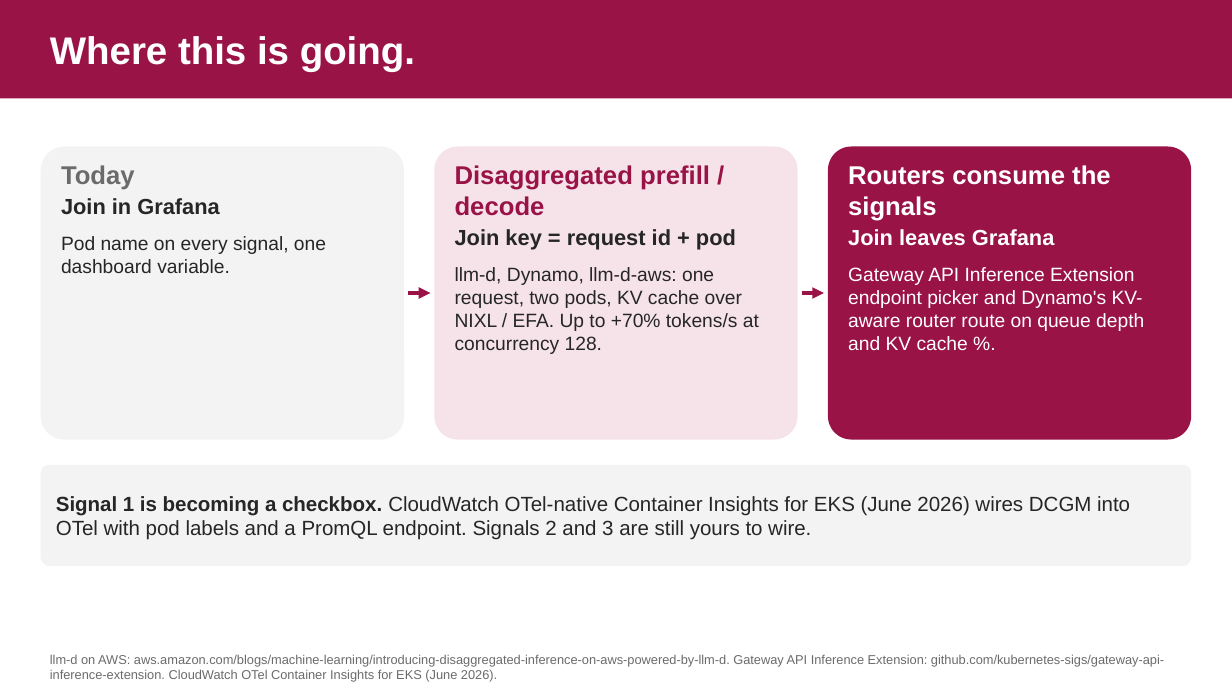
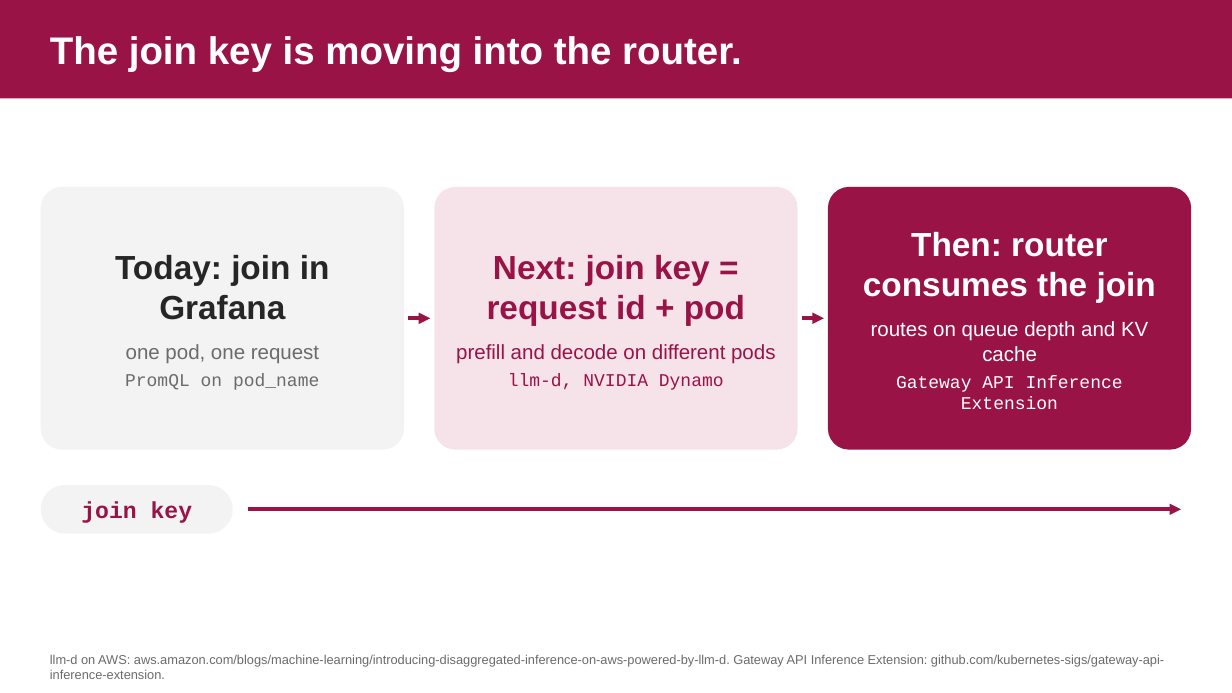
Before and after one commit to danilosilvase/gpu-observability-kubecon-na-2026, a slide deck: slide 19 of deck/kubecon-na-2026-v4.pptx. Drawn at 1232x693 pixels with LibreOffice and Linux fonts; fonts in the diff are those of the drawing; background and template pictures are left out. Boxes give left, top, right and bottom in pixels: in the first picture for what was removed or moved away, otherwise in the second. Text is boxed around its words. In the diff, an @@ line names an element or a change of style, - is before the commit and + after.

```diff
--- a/deck/kubecon-na-2026-v4.pptx
+++ b/deck/kubecon-na-2026-v4.pptx
@@ text at [50,36,742,72]: text changed @@
-Where this is going.
+The join key is moving into the router.
@@ rounded rectangle: place and size @@
-rounded rectangle at [41,147,404,440]
+rounded rectangle at [41,187,404,449]
@@ rounded rectangle: place and size @@
-rounded rectangle at [434,147,798,440]
+rounded rectangle at [434,187,798,449]
@@ vertical alignment top to middle in 3 elements at [115,255,330,390], [863,232,1156,409], [456,255,775,390] @@
@@ rounded rectangle: place and size @@
-rounded rectangle at [828,147,1191,440]
+rounded rectangle at [828,187,1191,449]
@@ text at [863,232,1156,409]: text changed; size 15 to 16 pt @@
-Routers consume the signals
-Join leaves Grafana
-Gateway API Inference Extension endpoint picker and Dynamo's KV-aware router route on queue depth and KV cache %.
+Then: router consumes the join
+routes on queue depth and KV cache
+Gateway API Inference Extension
@@ text at [115,255,330,390]: text changed; size 15 to 26 pt; text colour #262626 to #6B6B6B @@
-Today
-Join in Grafana
-Pod name on every signal, one dashboard variable.
+Today: join in Grafana
+one pod, one request
+PromQL on pod_name
@@ text at [456,255,775,390]: text changed; size 15 to 16 pt; text colour #262626 to #991346 @@
-Disaggregated prefill / decode
-Join key = request id + pod
-llm-d, Dynamo, llm-d-aws: one request, two pods, KV cache over NIXL / EFA. Up to +70% tokens/s at concurrency 128.
+Next: join key = request id + pod
+prefill and decode on different pods
+llm-d, NVIDIA Dynamo
@@ arrow moved from (409, 293) - (431, 293) to (409, 318) - (431, 318) @@
@@ arrow moved from (802, 293) - (824, 293) to (802, 318) - (824, 318) @@
@@ rounded rectangle removed at [41,465,1191,566] @@
@@ rounded rectangle added at [41,485,233,533], fill #F3F3F3, 18 pt, text #991346, bold @@
+join key
@@ text removed at [56,496,1130,540] @@
-Signal 1 is becoming a checkbox. CloudWatch OTel-native Container Insights for EKS (June 2026) wires DCGM into OTel with pod labels and a PromQL endpoint. Signals 2 and 3 are still yours to wire.
@@ arrow added from (248, 509) to (1181, 509), #991346 3 pt @@
@@ text at [50,654,1164,679]: text changed @@
-llm-d on AWS: aws.amazon.com/blogs/machine-learning/introducing-disaggregated-inference-on-aws-powered-by-llm-d. Gateway API Inference Extension: github.com/kubernetes-sigs/gateway-api-inference-extension. CloudWatch OTel Container Insights for EKS (June 2026).
+llm-d on AWS: aws.amazon.com/blogs/machine-learning/introducing-disaggregated-inference-on-aws-powered-by-llm-d. Gateway API Inference Extension: github.com/kubernetes-sigs/gateway-api-inference-extension.
```
Also in this commit, not shown: 13 other slides changed, 3 other files.
